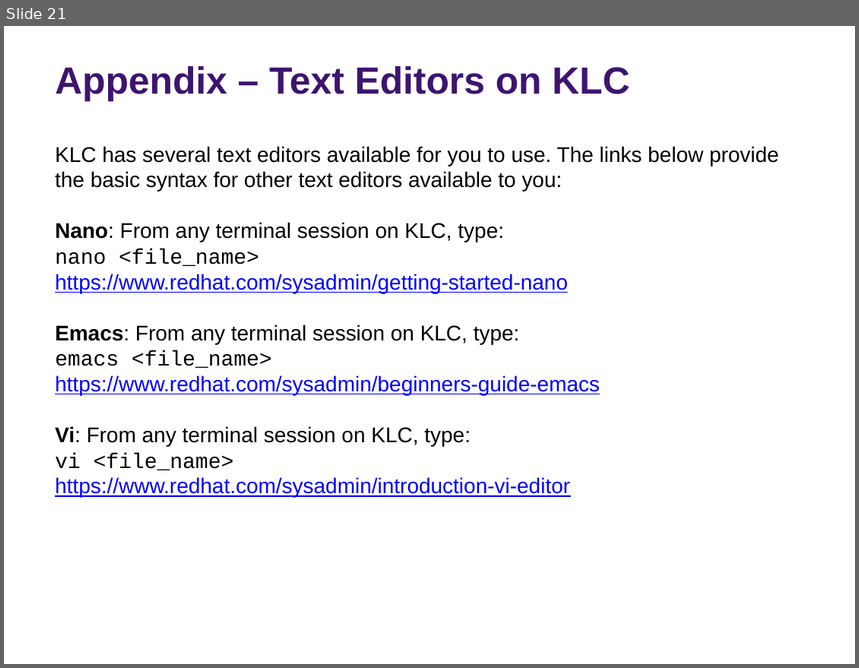
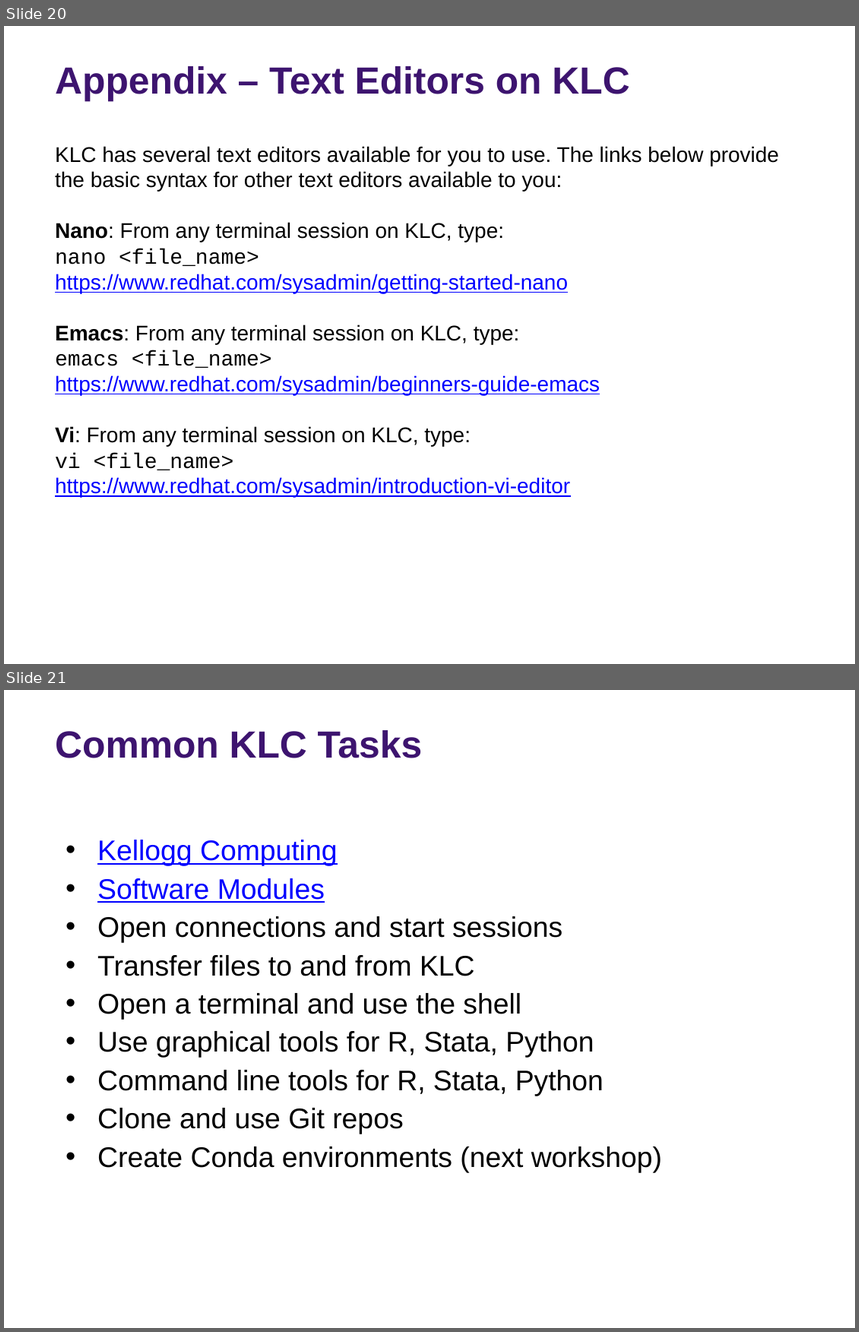
Before and after one commit to rs-kellogg/2023-phd-workshop, a slide deck: session-1/Session 1 - Replication Principles.pptx. Shown one above the other, each under a label of ours: slide 21 before the commit, slides 20 and 21 after it. The pictures are 859x668 and 859x1332 pixels, drawn with LibreOffice and Linux fonts; fonts in the diff are those of the drawing; background and template pictures are left out. Boxes give left, top, right and bottom in pixels: in the first picture for what was removed or moved away, otherwise in the second. Text is boxed around its words. In the diff, an @@ line names an element or a change of style, - is before the commit and + after.

```diff
--- a/session-1/Session 1 - Replication Principles.pptx
+++ b/session-1/Session 1 - Replication Principles.pptx
@@ slide 21 added at (x1=4, y1=690, x2=855, y2=1328), background picture (left out) @@
@@ title added at (x1=55, y1=730, x2=422, y2=758), 32 pt, text #3D146F, bold @@
+Common KLC Tasks
@@ text added at (x1=97, y1=840, x2=662, y2=1173), 24 pt, text #000000 @@
+• Kellogg Computing
+• Software Modules
+• Open connections and start sessions
+• Transfer files to and from KLC
+• Open a terminal and use the shell
+• Use graphical tools for R, Stata, Python
+• Command line tools for R, Stata, Python
+• Clone and use Git repos
+• Create Conda environments (next workshop)
@@ text added at (x1=430, y1=1296, x2=813, y2=1328), 10 pt, text #FFFFFF @@
+Reproducibility Principles
@@ what was slide 21 is now slide 20 @@
```
Also in this commit, not shown: 5 slides changed, 1 slide removed.
